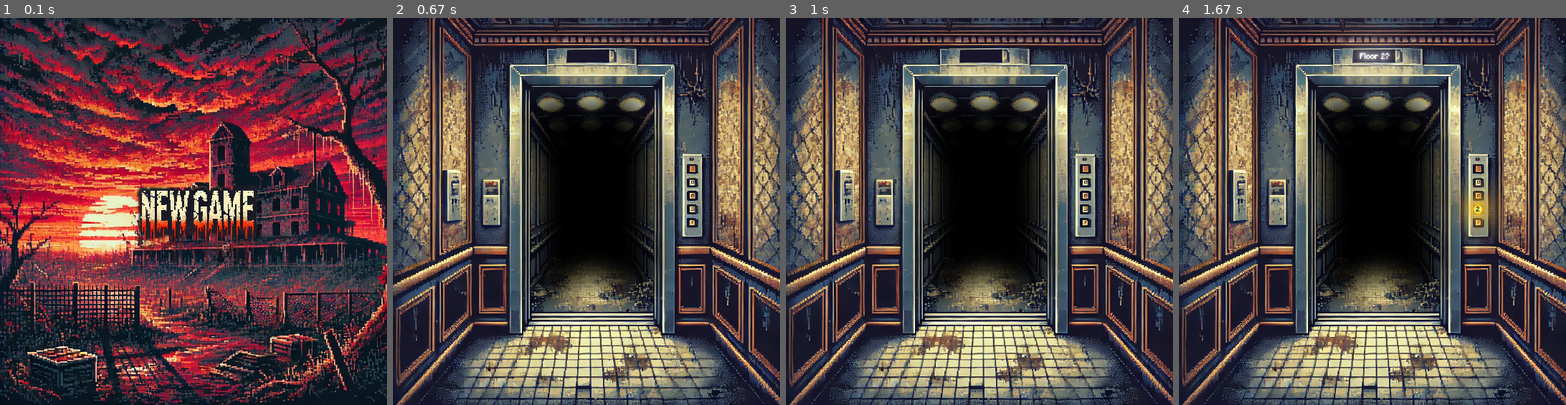
Above: before the commit, frames 1-4 (left to right).
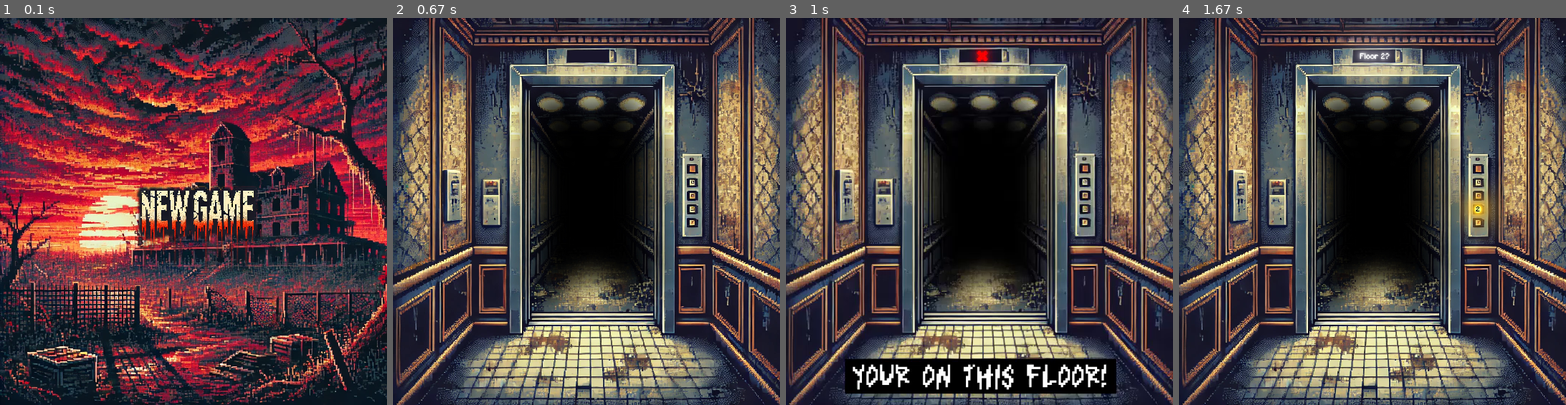
Above: after the commit, the same moments.

Repository: davidAlausa/myFirstPythonProject
Game: pygame game, started from MyFirstPythonApp/GAME/MAIN.py
The game is run twice, just before and just after one commit, with the same random seed, the same clock (stepped at 60 frames per second) and the same inputs.
Inputs (mouse positions are in pixels of both pictures, inside the frame that each line leads up to):
- Up to frame 1 (0.1 s): no input
- Up to frame 2 (0.67 s): press the mouse at (590, 207) at 0.37 s; move the mouse to (528, 180) at 0.47 s; release the mouse at (466, 153) at 0.6 s
- Up to frame 3 (1 s): press the mouse at (1083, 168) at 0.7 s; move the mouse to (967, 145) at 0.8 s; release the mouse at (847, 118) at 0.93 s
- Up to frame 4 (1.67 s): tap Tab at 1 s; click (1476, 207) at 1.38 s

Frames 1-2 are identical in both runs. In frame 3, 27% of the frame differs, in the area x 0-100%, y 0-100%; in frame 4, nothing differs.

Commit message:
03/09/2024 - IMPROVED GAME FUNCTIONALITY AND VALIDATION

Diff:
--- a/MyFirstPythonApp/GAME/FUNCTIONALITY.py
+++ b/MyFirstPythonApp/GAME/FUNCTIONALITY.py
@@ -10,13 +10,12 @@
         this.hotel = Hotel()
         this.monster = Monster()
         this.player = Player()
-        this.isOver = False
         this.key = random.randint(2,5)
         if this.key == this.monster.floorLevel:
             while this.key == this.monster.floorLevel:
                 this.key = random.randint(2,5)
 
-        this.keyInventoryCount = 1
+        this.keyInventoryCount = 0
 
         this.CRED = '\033[91m'      #RED
         this.CEND = '\033[0m'    #NORMAL
@@ -24,65 +23,31 @@
         this.CBLUE   = '\33[34m'    #BLUE
         this.CVIOLET = '\33[35m'    #VIOLET
         this.CBLINK    = '\33[5m' #BLINK
-
-    def getGameStatus(this):
-        return this.isOver
+        this.isSameFloorPressed = False
 
     def checkEndGameStatus(this):
         if this.player.getLives() > 0 and this.keyInventoryCount == 3 and this.hotel.getFloor() == 1:
             return True
+        elif this.player.getLives() == 0:
+            return True
         else:
             return False
 
-    def setGameStatus(this, newValue):
-        this.isOver = newValue
-
     def validateElevatorFloor(this, proposedFloor):
-
         currentFloor = this.hotel.getFloor()
-
         if proposedFloor == currentFloor:
-            print('\n\n\tElevator: ' +this.CGREEN + '"You are on this floor silly! bzzzrrttt!. Pick. a. floor:"\t' + this.CEND)
+            this.isSameFloorPressed = True
             return False
-        #######
         elif proposedFloor == 0 or proposedFloor == None:
             return False
 
         else:
+            this.isSameFloorPressed = False
             return True
-
-    def baseMenu(this):
-        if this.keyInventoryCount == 3 and this.hotel.getFloor() == 1:
-            this.isOver = True
-            return
-
-        CGREEN  = '\33[32m' #GREEN
-
-        print('\n\n\tYou are on FLOOR ' + str(this.hotel.getFloor()))
-        elevatorChoice = input('\n\n\tElevator: ' +this.CGREEN + '"Pick. a. floor. bzzrttt:"\t' + this.CEND)
-        try:
-            elevatorChoice = int(elevatorChoice)
-
-            while not this.validateElevatorFloor(elevatorChoice):
-                elevatorChoice = int(input('\n\t'))
-
-            this.checkElevatorChoice(elevatorChoice)
-
-            this.monster.moveMonster()
-
-            while this.hotel.getFloor == this.monster.floorLevel:
-                this.monster.moveMonster()
-
-        except ValueError:
-            print("\n\n---*Invalid input. Please enter a valid integer*---")
 
     def keyFound(this):
         this.keyInventoryCount +=1
-        print('\n\n\tYou found a Key! You now have ' + str(this.keyInventoryCount) + ' keys in your possession.')
-
         if this.keyInventoryCount != 3:
-
-            print ('\tGood Luck!')
 
             this.monster.moveMonster()
             this.key = random.randint(2,5)
@@ -90,9 +55,6 @@
                 while this.key == this.monster.floorLevel:
                     this.key = random.randint(2,5)
 
-        elif this.keyInventoryCount == 3:
-
-            print ('\tThis means that you can escape!!! Head back to floor one NOW!!!')
 
     def monsterEvent(this):
 
@@ -165,3 +127,9 @@
 
     def getKeyFloorLevel(this):
         return this.key
+
+    def setIsSameFloorPressed(this, isSameFloorPressed):
+        this.isSameFloorPressed = isSameFloorPressed
+
+    def getIsSameFloorPressed(this):
+        return this.isSameFloorPressed
--- a/MyFirstPythonApp/GAME/MAIN.py
+++ b/MyFirstPythonApp/GAME/MAIN.py
@@ -23,7 +23,6 @@
 video_played = False
 flrprssd = (False,1,1)
 evnt = event(game)
-
 #LOOP
 while isGameRunning:
     #handling QUITS
@@ -50,7 +49,7 @@
             video.preview()
 
             while current != flrprssd[1]:
-                video = moviepy.editor.VideoFileClip(SPRITESHEET_PATH + 'e_Countdown_'+str(current)+'_resized.mp4', audio= False)
+                video = moviepy.editor.VideoFileClip(SPRITESHEET_PATH + 'e_Countdown_'+str(current)+'.mp4', audio= False)
                 video.preview()
                 if current > flrprssd[1]:
                     current = current-1
@@ -60,13 +59,19 @@
             newfloorlevel = flrprssd[1]
 
             game.setHotelFloor(newfloorlevel)
-            video = moviepy.editor.VideoFileClip(SPRITESHEET_PATH + 'e_Countdown_'+str(current)+'_resized.mp4', audio= False)
+            video = moviepy.editor.VideoFileClip(SPRITESHEET_PATH + 'e_Countdown_'+str(current)+'.mp4', audio= False)
             video.preview()
 
-            video = moviepy.editor.VideoFileClip(SPRITESHEET_PATH + 'e_BACKGROUND_DOORSOPEN_resized.mp4', audio= False)
+            video = moviepy.editor.VideoFileClip(SPRITESHEET_PATH + 'e_BACKGROUND_DOORSOPEN.mp4', audio= False)
             video.preview()
 
-            evnt.checkElevatorChoice(newfloorlevel)
+            if game.checkEndGameStatus():
+                print('YOU REACHED THE END OF THE GAME!!! YOU ENDED WITH:' +str(game.player.getLives()) + ' lives and ' +str(game.getKeyInventoryCount())+ ' keys')
+                isGameRunning = False
+
+            else:
+                evnt.checkElevatorChoice(newfloorlevel)
+
 
 
 
--- a/MyFirstPythonApp/GAME/elevatorScreen.py
+++ b/MyFirstPythonApp/GAME/elevatorScreen.py
@@ -17,9 +17,13 @@
         self.showGameStatus = False
         self.game = GAME
 
+        #using this to check if the same floor is pressed
+        self.sameFloorPressed = False
+
+
     #updates SPRITES
     def update(self):
-        floorPRESSED = self.elevatorScreenBackground.update()
+        floorPRESSED = self.elevatorScreenBackground.update(self.sameFloorPressed)
         keys = pygame.key.get_pressed()
         if keys[pygame.K_TAB]:
             self.showGameStatus = True
@@ -27,8 +31,14 @@
             self.showGameStatus = False
 
         if self.game.validateElevatorFloor(floorPRESSED):
+            self.sameFloorPressed = self.game.getIsSameFloorPressed()
+
+            if self.sameFloorPressed:
+                return (False, floorPRESSED,self.game)
+
             return (True, floorPRESSED,self.game)
         else:
+            self.sameFloorPressed = self.game.getIsSameFloorPressed()
             return (False, floorPRESSED,self.game)
 
     #draws LEVEL to screen
@@ -37,7 +47,6 @@
         if self.showGameStatus:
             self.elevatorScreenGAMESTATUS.draw(self.displaySurface, self.game.getKeyInventoryCount(), self.game.player.getLives(), self.game.hotel.getFloor())
 
-
     #will be called fom GAME loop
     def run(self):
         isfloorpressed = self.update()
--- a/MyFirstPythonApp/GAME/elevatorScreenBACKGROUND.py
+++ b/MyFirstPythonApp/GAME/elevatorScreenBACKGROUND.py
@@ -26,6 +26,9 @@
         self.elevatorscreen_BACKGROUND_5= pygame.image.load(SPRITESHEET_PATH + 'e_BACKGROUND_5.png').convert()
         self.elevatorscreen_BACKGROUND_5 = pygame.transform.scale(self.elevatorscreen_BACKGROUND_5, (WINDOW_WIDTH, WINDOW_HEIGHT))
 
+        self.elevatorscreen_BACKGROUND_SAMEFLOOR = pygame.image.load(SPRITESHEET_PATH + 'e_BACKGROUND_SAMEFLOOR.png').convert()
+        self.elevatorscreen_BACKGROUND_SAMEFLOOR = pygame.transform.scale(self.elevatorscreen_BACKGROUND_SAMEFLOOR, (WINDOW_WIDTH, WINDOW_HEIGHT))
+
         #rects for mouse hovering
         self.floorbutton_1_rect = pygame.Rect(position[0], position[1], position[2], position[3])
         self.floorbutton_2_rect = pygame.Rect(position2[0], position2[1], position2[2], position2[3])
@@ -33,7 +36,8 @@
         self.floorbutton_4_rect = pygame.Rect(position4[0], position4[1], position4[2], position4[3])
         self.floorbutton_5_rect = pygame.Rect(position5[0], position5[1], position5[2], position5[3])
 
-    def update(self):
+    def update(self, isSameFloorPressed):
+
         if self.floorbutton_1_rect.collidepoint(pygame.mouse.get_pos()):
             self.elevatorscreen_BACKGROUND = self.elevatorscreen_BACKGROUND_G
             if pygame.mouse.get_pressed()[0]:
@@ -56,9 +60,13 @@
             if pygame.mouse.get_pressed()[0]:
                 return 5
         else:
-            self.elevatorscreen_BACKGROUND = self.elevatorscreen_BACKGROUND_NOTSELECTED
-            if pygame.mouse.get_pressed()[0]:
+            if isSameFloorPressed:
+                self.elevatorscreen_BACKGROUND = self.elevatorscreen_BACKGROUND_SAMEFLOOR
                 return 0
+            else:
+                self.elevatorscreen_BACKGROUND = self.elevatorscreen_BACKGROUND_NOTSELECTED
+        if pygame.mouse.get_pressed()[0]:
+            return 0
 
     def draw(self, displaySurface):
         displaySurface.blit(self.elevatorscreen_BACKGROUND, (0,0))
--- a/MyFirstPythonApp/GAME/elevatorScreenGAMESTATUS.py
+++ b/MyFirstPythonApp/GAME/elevatorScreenGAMESTATUS.py
@@ -26,3 +26,12 @@
         elevatorscreen_FLOORLEVELSTAT = pygame.image.load(floor_level_stat_path).convert_alpha()
         elevatorscreen_FLOORLEVELSTAT = pygame.transform.scale(elevatorscreen_FLOORLEVELSTAT, (WINDOW_WIDTH, WINDOW_HEIGHT))
         displaySurface.blit(elevatorscreen_FLOORLEVELSTAT, (0, 0))
+
+        if numOfKey == 3:
+            elevatorscreen_MISSIONOBJECTIVE_ALLKEYSFOUND = pygame.image.load(SPRITESHEET_PATH + 'gs_TITLES_MISSIONOBJECTIVE_ALLKEYSFOUND.png').convert_alpha()
+            elevatorscreen_MISSIONOBJECTIVE_ALLKEYSFOUND = pygame.transform.scale(elevatorscreen_MISSIONOBJECTIVE_ALLKEYSFOUND, (WINDOW_WIDTH, WINDOW_HEIGHT))
+            displaySurface.blit(elevatorscreen_MISSIONOBJECTIVE_ALLKEYSFOUND, (0, 0))
+        else:
+            elevatorscreen_MISSIONOBJECTIVE_NOTALLKEYSFOUND = pygame.image.load(SPRITESHEET_PATH + 'gs_TITLES_MISSIONOBJECTIVE_NOTALLKEYSFOUND.png').convert_alpha()
+            elevatorscreen_MISSIONOBJECTIVE_NOTALLKEYSFOUND = pygame.transform.scale(elevatorscreen_MISSIONOBJECTIVE_NOTALLKEYSFOUND, (WINDOW_WIDTH, WINDOW_HEIGHT))
+            displaySurface.blit(elevatorscreen_MISSIONOBJECTIVE_NOTALLKEYSFOUND, (0, 0))
--- a/MyFirstPythonApp/GAME/event.py
+++ b/MyFirstPythonApp/GAME/event.py
@@ -12,23 +12,31 @@
 
 
     def checkElevatorChoice(self, choice):
+
         if choice == self.game.getMonsterFloorLevel():
             self.monsterEvent()
 
         elif choice == self.game.getKeyFloorLevel():
-           self.keyFound()
+            if self.game.getKeyInventoryCount()!=3:
+                self.keyFound()
+            else:
+                self.emptyFloor()
 
         else:
             self.emptyFloor()
 
+
     def emptyFloor(self):
         event = random.randint(1,5)
 
-        video = moviepy.editor.VideoFileClip(SPRITESHEET_PATH + 'f_NOTHING_'+ str(event) +'_resized.mp4', audio= False)
+        video = moviepy.editor.VideoFileClip(SPRITESHEET_PATH + 'f_NOTHING_'+ str(event) +'.mp4', audio= False)
         video.preview()
 
     def keyFound(self):
-        print('LOOOLL THE KEY WAS FOUND BUT THIS FUNCTIONALITY ISNT IMPLEMENTED YET')
+        video = moviepy.editor.VideoFileClip(SPRITESHEET_PATH + 'K_KEYFOUND.mp4', audio= False)
+        video.preview()
+        self.game.keyFound()
+
 
     def monsterEvent(self):
-        print('LOOOLL YOU ENCOUNTERED BUT THIS FUNCTIONALITY ISNT IMPLEMENTED YET')
+        print('LOOOLL YOU ENCOUNTERED THE MONSTER BUT THIS FUNCTIONALITY ISNT IMPLEMENTED YET')
Binary file added: MyFirstPythonApp/ASSETS/e_BACKGROUND_SAMEFLOOR.png
Binary file changed: MyFirstPythonApp/ASSETS/gs_FLOORLEVEL_1.png
Binary file removed: MyFirstPythonApp/ASSETS/gs_FLOORLEVEL_10.png
Binary file changed: MyFirstPythonApp/ASSETS/gs_FLOORLEVEL_2.png
Binary file removed: MyFirstPythonApp/ASSETS/gs_FLOORLEVEL_20.png
Binary file changed: MyFirstPythonApp/ASSETS/gs_FLOORLEVEL_3.png
Binary file removed: MyFirstPythonApp/ASSETS/gs_FLOORLEVEL_30.png
Binary file changed: MyFirstPythonApp/ASSETS/gs_FLOORLEVEL_4.png
Binary file removed: MyFirstPythonApp/ASSETS/gs_FLOORLEVEL_40.png
Binary file changed: MyFirstPythonApp/ASSETS/gs_FLOORLEVEL_5.png
Binary file removed: MyFirstPythonApp/ASSETS/gs_FLOORLEVEL_50.png
Renamed: MyFirstPythonApp/ASSETS/gs_KEYS_00.png -> MyFirstPythonApp/ASSETS/gs_KEYS_0.png
(and 16 more such lines)
